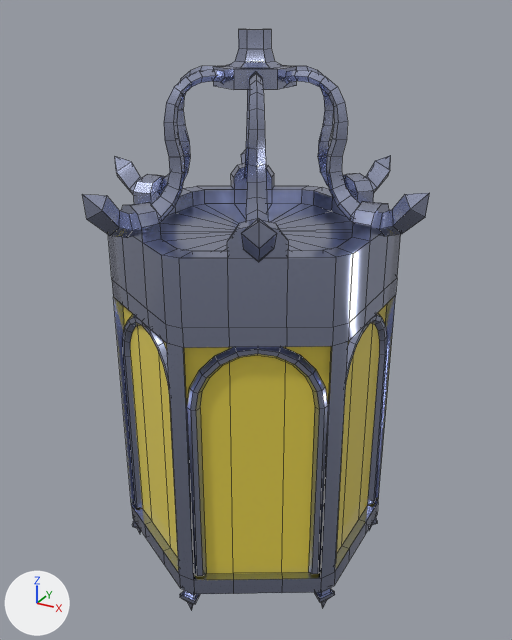
What one commit did to the FBX model Assets/Static_Meshes/Ruins/SM_Ruins_Lantern_01.fbx.
One viewpoint serves both versions: a camera (50 mm lens) standing at (0.294, -0.533, 0.517) and looking at (0.001, 0.0, 0.25). Arrows for +X, +Y and +Z are at lower left; the lights stay in place. Mesh edges are drawn as thin lines.
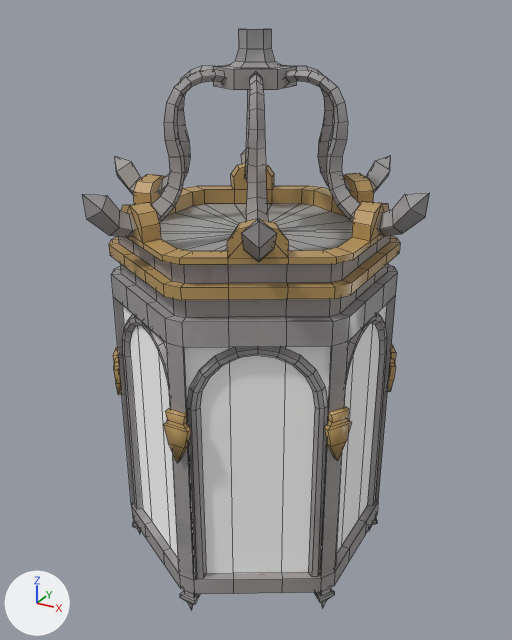
The change, as a diff of the scene's bpy script:
```diff
--- a/Assets/Static_Meshes/Ruins/SM_Ruins_Lantern_01.fbx.py
+++ b/Assets/Static_Meshes/Ruins/SM_Ruins_Lantern_01.fbx.py
@@ img_t_trim_metal_steel_albedo_png @@
+img_t_trim_metal_steel_albedo_png = load_image('T_Trim_Metal_Steel_Albedo.png', '../../Textures/Metal/T_Trim_Metal_Steel_Albedo.png', 512, 512, 'sRGB')
@@ mat_manual_texturing_011 @@
+mat_manual_texturing_011 = principled_material('Manual_Texturing.011')
+mat_manual_texturing_011.base_color = (1.0, 1.0, 1.0)  # white #ffffff
+mat_manual_texturing_011.roughness = 1.0
@@ mat_metal_002 @@
+mat_metal_002 = principled_material('Metal.002')
+mat_metal_002.texture = img_t_trim_metal_steel_albedo_png
+mat_metal_002.roughness = 0.327
@@ mat_brass_003 @@
+mat_brass_003 = principled_material('Brass.003')
+mat_brass_003.base_color = (0.5, 0.319, 0.113)  # orange #bc995e
+mat_brass_003.roughness = 0.391
@@ me_cylinder_009 @@
 # used by ob_cylinder; location = (0.0, 0.0, 0.0)
-me_cylinder_009.from_pydata(...)  # 1213 vertices, 1101 faces; spans x -0.152..0.152, y -0.132..0.132, z 0.0..0.502
+me_cylinder_009.from_pydata(...)  # 1513 vertices, 1398 faces; spans x -0.152..0.152, y -0.133..0.133, z 0.0..0.502
+# me_cylinder_009 part 1: a new loose piece of 22 vertices spanning x -0.012..0.012, y -0.133..-0.128, z 0.172..0.219, in mat_brass_003 (orange #bc995e)
+# me_cylinder_009 part 2: a new loose piece of 22 vertices spanning x 0.105..0.121, y -0.077..-0.054, z 0.172..0.219, in mat_brass_003 (orange #bc995e)
+# me_cylinder_009 part 3: a new loose piece of 22 vertices spanning x 0.105..0.121, y 0.054..0.077, z 0.172..0.219, in mat_brass_003 (orange #bc995e)
+# me_cylinder_009 part 4: a new loose piece of 22 vertices spanning x -0.121..-0.105, y -0.077..-0.054, z 0.172..0.219, in mat_brass_003 (orange #bc995e)
+# me_cylinder_009 part 5: 24 vertices removed from x -0.115..0.115, y -0.128..0.128, z 0.294; 192 vertices added at x -0.115..0.115, y -0.128..0.128, z 0.299..0.345
+# me_cylinder_009 part 6: 24 vertices moved from x -0.112..0.112, y -0.125..0.125, z 0.048 to x -0.112..0.112, y -0.125..0.125, z 0.045
+# me_cylinder_009 part 7: 944 faces spanning x -0.152..0.152, y -0.132..0.132, z 0.0..0.502 switch from mat_metal (blue #b3bbd8) to mat_metal_002 (picture img_t_trim_metal_steel_albedo_png)
+# me_cylinder_009 part 8: 84 faces spanning x -0.115..0.115, y -0.128..0.128, z 0.336..0.375 switch from mat_metal (blue #b3bbd8) to mat_brass_003 (orange #bc995e)
+# me_cylinder_009 part 9: 18 faces spanning x -0.107..0.107, y -0.122..0.122, z 0.045..0.278 switch from mat_emissive (yellow #e7d34f) to mat_manual_texturing_011 (white #ffffff)
```

Location of each change, [x1, y1, x2, y2] in pixels of the pictures (512 x 640 px; the box of a moved part takes in the faces that stretch with it):
part 1 of me_cylinder_009, added (brown): after [163, 409, 191, 463]
part 2 of me_cylinder_009, added (brown): after [324, 407, 351, 461]
part 3 of me_cylinder_009, added: after [387, 345, 396, 392]
part 4 of me_cylinder_009, added: after [113, 347, 122, 395]
part 5 of me_cylinder_009, built on: before [108, 234, 401, 348]; after [109, 234, 400, 348]
part 6 of me_cylinder_009, moved or reshaped: before [123, 353, 386, 576]; after [123, 353, 386, 578]
part 7 of me_cylinder_009, recoloured (blue to grey): [82, 29, 428, 610] in both
part 8 of me_cylinder_009, recoloured (blue to brown): [120, 163, 383, 258] in both
part 9 of me_cylinder_009, recoloured (yellow to grey): [122, 304, 387, 574] in both
